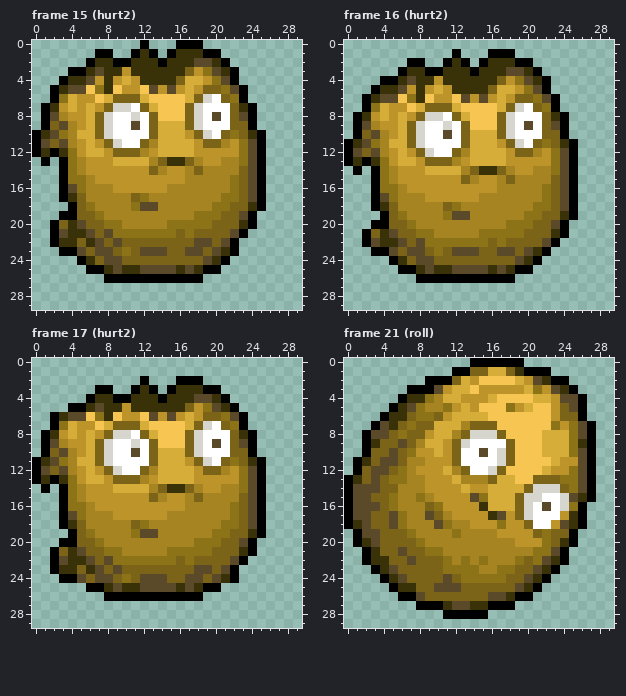
Two versions of one pixel-art file, anim/plant/nut/nut.aseprite. Above, as it was before the edit.
30x30 pixels, 35 frames. Shown: frame 15 (hurt2), frame 16 (hurt2), frame 17 (hurt2), frame 21 (roll). The commit also changed other frames, which this record leaves out.
Now the later version:
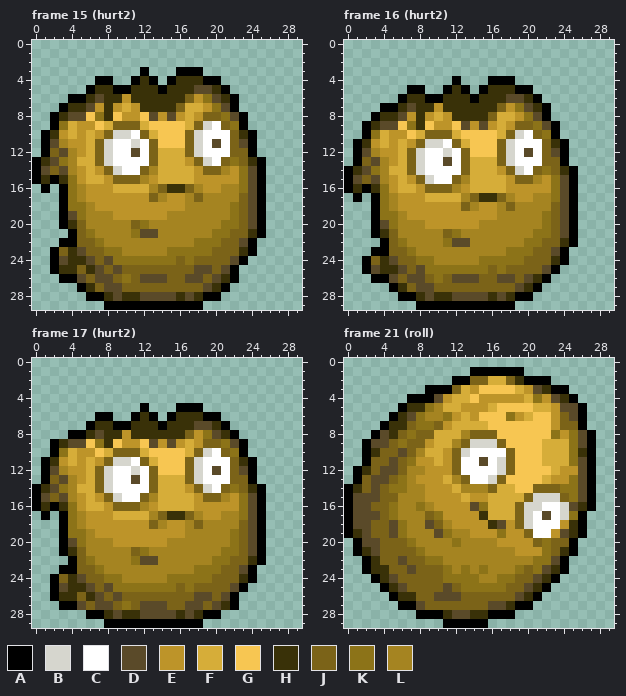
Palette (. is transparent): A #000000  B #d6d6ce  C #ffffff  D #5a4a29  E #bd9429  F #d6ad39  G #f7c652  H #393108  J #7b6318  K #8c7318  L #a58421
Edits made:
Changed rows in their new state; - is an unchanged pixel.
Frame 15 (hurt2):
first column x 0:
 0 ------------.---...-------
 1 -------..--...-......-----
 2 ------................----
 3 ----........A...AAA....---
 4 ---....AA..A-A.AHHHAA..---
 5 --....AH-AAHHHAHHHDDHA..--
 6 --..AAHDHHEHHHHHHJEKDHA.--
 7 -..AHHD-HEFEHHHHJFFEKDA..-
 8 -.AHDDGKHGEEGDEDEFEJJKDA.-
 9 -.AKF-EGFJJJFGGGGFJB-JKA.-
10 .AHEFE-EJBB-JFGGGJBC-CJHA.
11 .ADLE--JBC-BCJGGGJBCDCJDA.
12 .AJDL--JBCCDCJ---JBCCCJJA.
13 AHDKLFFJBCCCCJFFFEJBCJKJH-
14 ADJDLEF-JBCCJLFFFFEJJ-EK--
15 AHAH-EFF-JJJL-FFFFEEEEEK--
16 -A--KLEEEFFFFLJHHJ-EE-LK--
17 ----KLEEEEEEEJ-EE-J--LL---
18 ---AKKLEEEEEEEEEE---LLK-D-
19 ----DKLL-EEEEEE---LLLLKJDA
20 --.A-JLLLL-JK--LLLLLLKKJDA
21 --..AJKLLLL-DDLLLLLLKKJJHA
22 --.AA-JKLLLLLLLLLLKKKJJDA-
23 --AJH--JKKLLLLLKKKKKJJJHA-
24 --ADHHD--KKKKKKK-K-JJJDA--
25 --AHHJHDJ-JJJJJJJJDDJDA---
26 ---AADJDDJKJDDDJJDDJDHA---
27 -----AHJDDJJJJJJJJJDHA----
28 ------AAHDHHDDDDHDHAA-----
29 --------AAAAAAAAAAA-------
Frame 16 (hurt2):
first column x 0:
 1 ------------.---...-------
 2 -------..--...-......-----
 3 ------................----
 4 ----........A...AAA....---
 5 ---....AA..A-A.AHHHAA..---
 6 --....AH-AAHHHAHHHDDHA..--
 7 --..AAHDHHEHHHHHHJEKDHA.--
 8 -..AHHD-HEFEHHHHJFFEKDA..-
 9 -.AHDDGKHGEEGDEDEFEJJKDA.-
10 -.AKF-EGFJJJFGGGGFJB-JKA.-
11 .AHEFE-EJBB-JFGGGJBC-CJHA.
12 .ADLE--JBC-BCJGGGJBCDCJDA.
13 .AJDL--JBCCDCJ---JBCCCJJA.
14 AHDKLFFJBCCCCJFFFEJBCJKJH-
15 ADJDLEF-JBCCJLFFFFEJJ-EK--
16 AHAH-EFF-JJJL-FFFFEEEEEK--
17 -A--KLEEEFFFFLJHHJ-EE-LK--
18 ----KLEEEEEEEJ-EE-J--LL---
19 ---AKKLEEEEEEEEEE---LLK-D-
20 ----DKLL-EEEEEE---LLLLKJDA
21 --.A-JLLLL-JK--LLLLLLKKJDA
22 --..AJKLLLL-DDLLLLLLKKJJHA
23 -----J-KLLLLLLLLLLKKKJJDA-
24 --AJHDJ-KKLLLLLKKKKKJJJHA-
25 --ADHHDJDKKKKKKKJKJJJJDA--
26 ---AADJDDJKJDDDJJDDJDHA---
27 -----AHJDDJJJJJJJJJDHA----
28 ------AAHDHHDDDDHDHAA-----
29 --------AAAAAAAAAAA-------
Frame 17 (hurt2):
first column x 0:
 2 ------------.---...-------
 3 -------..--...-......-----
 4 ------................----
 5 ----........A...AAA....---
 6 --.....AA..AHA.AHHHAA...--
 7 --....AHHAAHHHAHHHDDHA..--
 8 -...AAHDHHEHHHHHH-EKDHA..-
 9 -.AHDDGKHGEEGDEDEFEJJKDA.-
10 -.AKF-EGFJJJFGGGGFJB-JKA.-
11 .AHEFE-EJBB-JFGGGJBC-CJHA.
12 .ADLE--JBC-BCJGGGJBCDCJDA.
13 .AJDL--JBCCDCJ---JBCCCJJA.
14 AHDKLFFJBCCCCJFFFEJBCJKJH-
15 ADJDLEF-JBCCJLFFFFEJJ-EK--
16 AHAH-EFF-JJJL-FFFFEEEEEK--
17 -A--KLEEEFFFFLJHHJ-EE-LK--
18 ----KLEEEEEEEJ-EE-J--LL---
19 ---AKKLEEEEEEEEEE---LLK-D-
20 ----DKLL-EEEEEE---LLLLKJDA
21 --.A-JLLLL-JK--LLLLLLKKJDA
22 --..AJKLLLL-DDLLLLLLKKJJHA
23 --.AA-JKLLLLLLLLLLKKKJJDA-
24 --AJH--JKKLLLLLKKKKKJJJHA-
25 --ADHHDJDKKKKKKKJKJJJJDA--
26 --AHHJHDJDJJJJJJJJDDJDA---
27 ---AADJDDJKJDDDJJDDJDHA---
28 ------AAHDHHDDDDHDHAA-----
29 --------AAAAAAAAAAA-------
Frame 21 (roll):
first column x 0:
 0 --------------......--------
 1 ------------..AAAAAA...-----
 2 ---------...AAJJFFJHAAA..---
 3 -------..-AAJ-EGGGGFEDHAA.--
 4 ------.AAADE-FG-EEEEFKEDHA.-
 5 -----.AHHK-FFE-EF-GGGFF-D---
 6 ----.A-D-LLKE-EG--KEF----D--
 7 ---.A-HJKKJE-FFFG------EJJA.
 8 --.A-HJK-J--FLJJJG----GKE---
 9 ---DD-K-JE-FLJBBBJG-------D-
10 ---H-JDJLF---B-C-C--------H-
11 -.A-J--KE-F----D------F-FK--
12 --HJ-DJ-L--EJC--CBJ---GF-E--
13 .A--DJ--E--FLJCCBJG--GFEE---
14 -HJ--KK-----FLLLJ--GGJJJK---
15 ---D-J--LE---FEE---FJ-BBJKD-
16 ---J----KLE---DK-----BC--DHA
17 ---D-KL--JKE---HFFF---D-BK--
18 -D-------DJLEE--HD-JB--CE---
19 AH-J-DKL--DKL-EEEK--JCCEDHA-
20 --D----KL---K----EE--J--J---
21 -AHD--J-KLL--------EEE-JHA--
22 ----J-DJ-KKL-L-L---LL-KD----
23 --AH-J-D----L-LK-LLK-KDHA---
24 ---AHDJ----KK--LL-K-JDHA----
25 ----AHDJ--J-JKKKKK-JDHA-----
26 -----AHHJ-DDD---JJJDHA------
27 ------AADJJJJJJJDDHAA-------
28 --------AAAHDDHHAAA---------
29 -----------AAAAA------------
Boxes around the changes in both pictures, in picture pixels (x1, y1, x2, y2):
changed: (32, 40, 266, 310)
changed: (344, 49, 578, 310)
changed: (32, 376, 266, 628)
changed: (344, 358, 596, 628)
